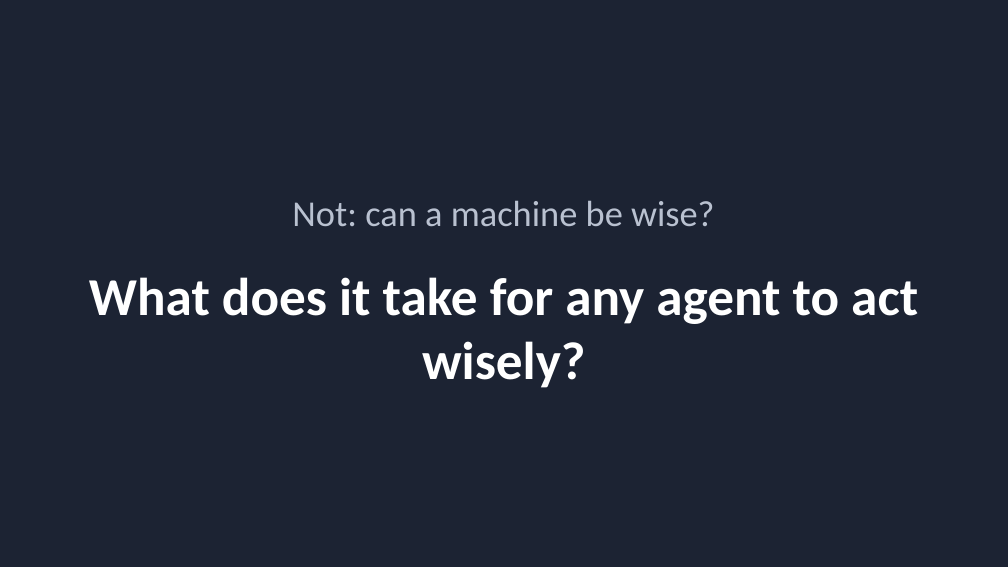
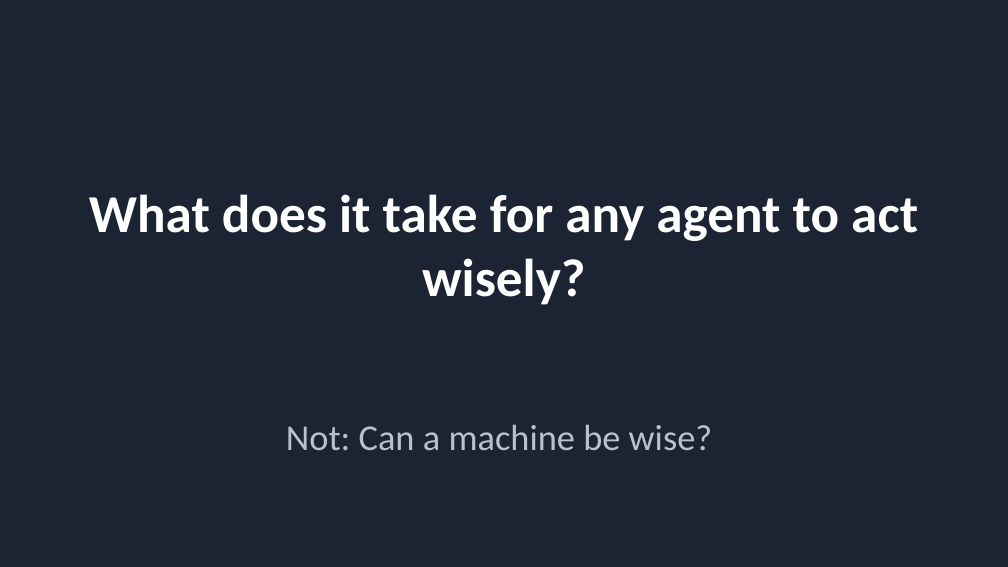
Before and after one commit to ericaraujophd/stem-slides, a slide deck: slide 8 of Session-2/S2-4-20pm-Wondergem-What-Does-It-Take-To-Be-Wise.pptx. Drawn at 1008x567 pixels with LibreOffice and Linux fonts; fonts in the diff are those of the drawing. Boxes give left, top, right and bottom in pixels: in the first picture for what was removed or moved away, otherwise in the second. Text is boxed around its words. In the diff, an @@ line names an element or a change of style, - is before the commit and + after.

```diff
--- a/Session-2/S2-4-20pm-Wondergem-What-Does-It-Take-To-Be-Wise.pptx
+++ b/Session-2/S2-4-20pm-Wondergem-What-Does-It-Take-To-Be-Wise.pptx
@@ text "What does it take for ...": place and size @@
-text "What does it take for ..." at (89,277,918,388)
+text "What does it take for ..." at (89,194,918,305)
@@ text at (286,424,712,450): text changed @@
-Not: can a machine be wise?
+Not: Can a machine be wise?
```
Also in this commit, not shown: 11 other slides changed, 5 slides added, 3 slides removed, 3 other files.
